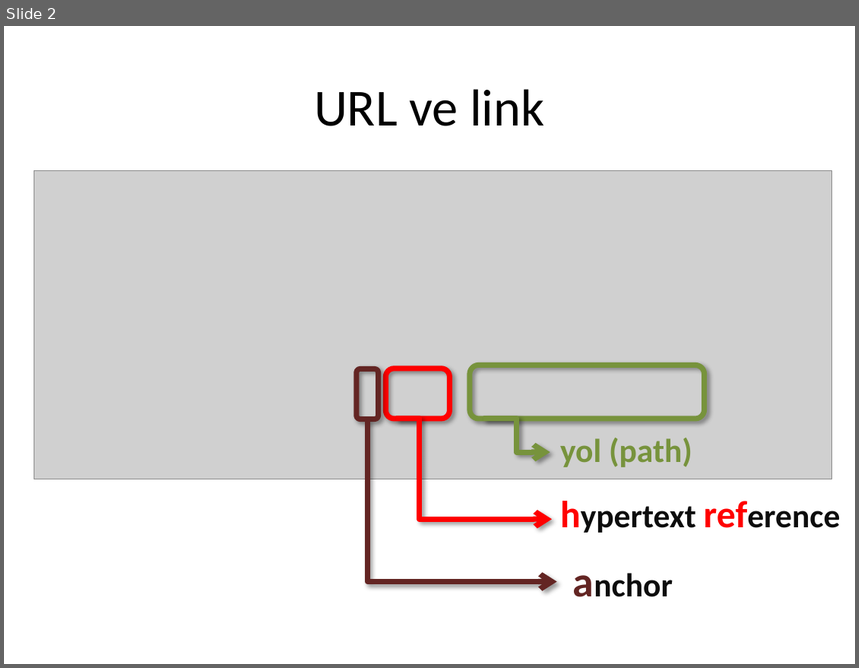
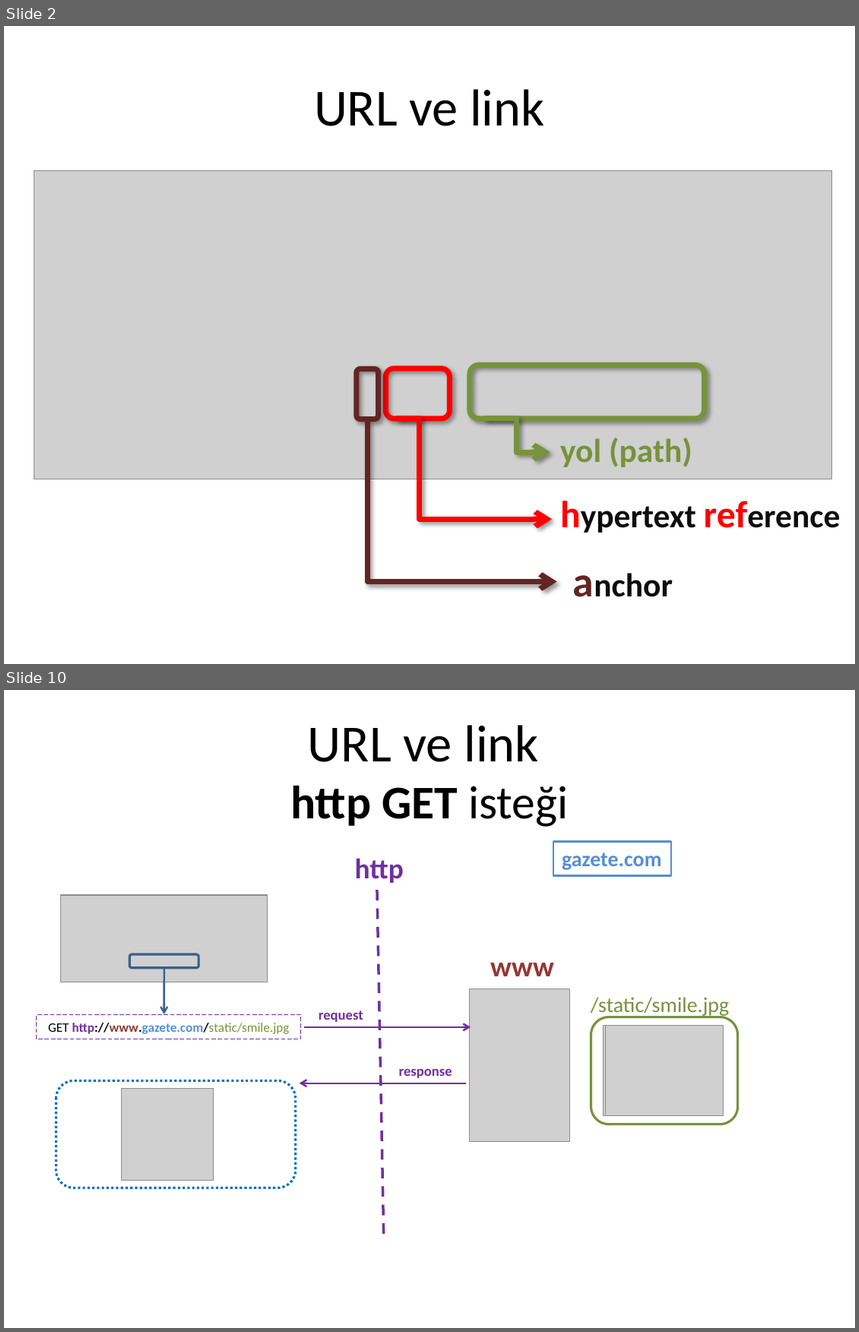
Before and after one commit to cemmerven/attrac, a slide deck: AttendanceTracker/Url ve link.pptx. Shown one above the other, each under a label of ours: slide 2 before the commit, slides 2 and 10 after it; the slides between them are not shown. The pictures are 859x668 and 859x1332 pixels, drawn with LibreOffice and Linux fonts; fonts in the diff are those of the drawing; grey boxes stand for pictures. Boxes give left, top, right and bottom in pixels: in the first picture for what was removed or moved away, otherwise in the second. Text is boxed around its words. In the diff, an @@ line names an element or a change of style, - is before the commit and + after.

```diff
--- a/AttendanceTracker/Url ve link.pptx
+++ b/AttendanceTracker/Url ve link.pptx
@@ slide 10 added at (4, 690, 855, 1328), background #FFFFFF @@
@@ title added at (291, 725, 568, 827), 39.6 pt, text #000000 @@
+URL ve link
+http GET isteği
@@ rectangle added at (554, 841, 671, 875), outline #558ED5 1.5 pt, 18 pt, text #558ED5, bold @@
+gazete.com
@@ text added at (355, 858, 404, 883), 24 pt, text #7030A0, bold @@
+http
@@ line added from (377, 890) to (384, 1239), #7030A0 2.25 pt dashed @@
@@ picture added at (61, 895, 268, 982) @@
@@ rounded rectangle added at (130, 954, 199, 968), outline #3A5F8C 2 pt @@
@@ text added at (490, 963, 554, 977), 24 pt, text #953735, bold @@
+www
@@ arrow added from (164, 968) to (164, 1015), #376092 1.5 pt @@
@@ picture added at (470, 989, 569, 1142) @@
@@ text added at (591, 997, 729, 1018), 18 pt, text #77933C @@
+/static/smile.jpg
@@ rectangle added at (37, 1015, 301, 1040), outline #7030A0 0.75 pt dashed, 11 pt, text #77933C, bold @@
+GET http://www.gazete.com/static/smile.jpg
@@ arrow added from (304, 1027) to (471, 1027), #7030A0 1.5 pt @@
@@ text added at (319, 1011, 363, 1022), 12 pt, text #7030A0, bold @@
+request
@@ rounded rectangle added at (591, 1017, 737, 1124), outline #77933C 2 pt @@
@@ picture added at (603, 1025, 721, 1116) @@
@@ picture added at (606, 1025, 724, 1116) @@
@@ text added at (399, 1069, 452, 1078), 12 pt, text #7030A0, bold @@
+response
@@ rounded rectangle added at (56, 1081, 295, 1188), outline #0070C0 2 pt dashed @@
@@ picture added at (122, 1088, 215, 1181) @@
@@ arrow added from (465, 1083) to (300, 1083), #7030A0 1.5 pt @@
```
Also in this commit, not shown: 3 slides changed, 5 other slides added, 6 other files.
